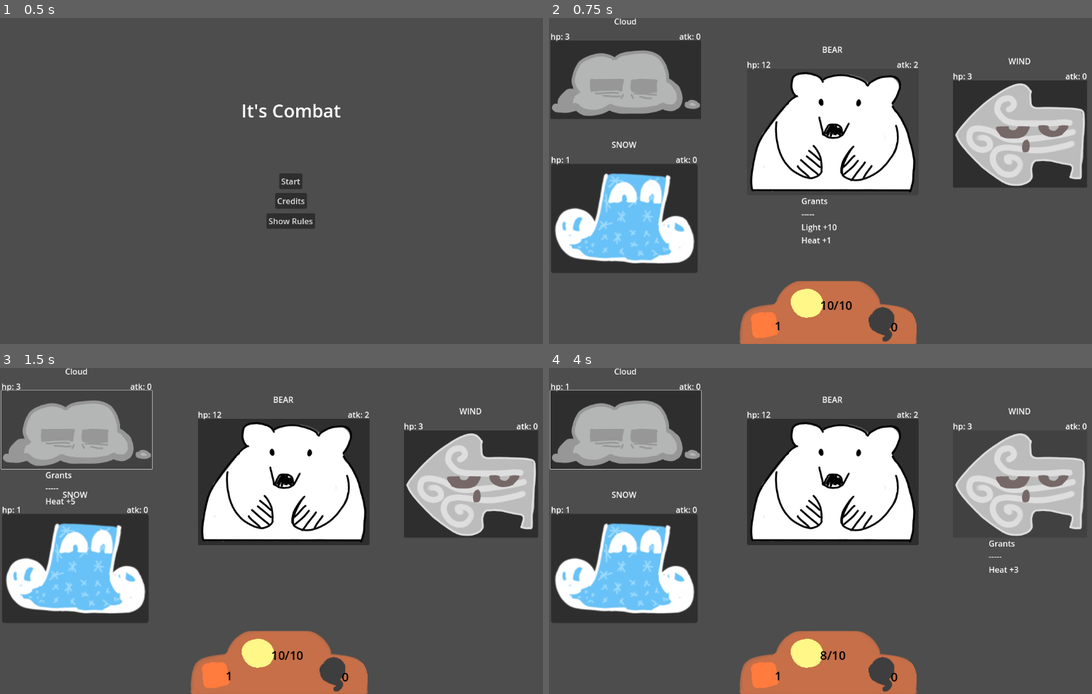
Above: before the commit, frames 1-4 (two rows, left to right).
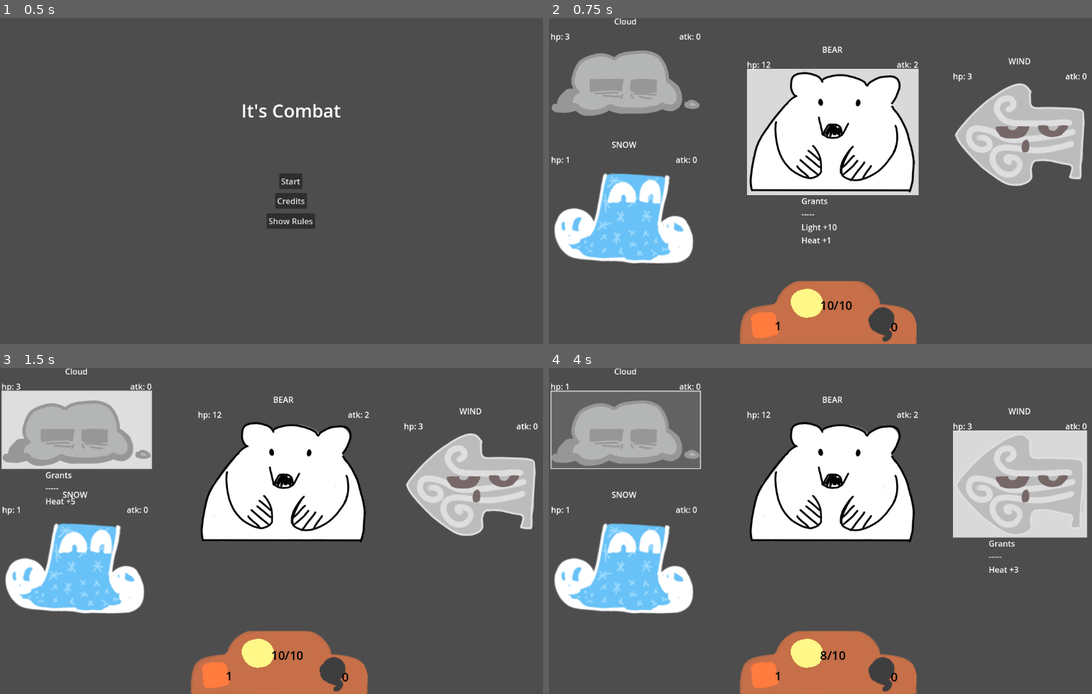
Above: after the commit, the same moments.

Repository: alex-mike-mark-again/godot-combat
Game: Godot game, scene res://main_menu.tscn
The game is run twice, just before and just after one commit, with the same random seed, the same clock (stepped at 60 frames per second) and the same inputs. The engine's default icon, where the game draws it, is replaced by a stand-in: a white triangle on a blue panel in a dark square.
Inputs (mouse positions are in pixels of both pictures, inside the frame that each line leads up to):
- Up to frame 1 (0.5 s): no input
- Up to frame 2 (0.75 s): click "Start" at 0.5 s
- Up to frame 3 (1.5 s): click (76, 429) at 1.27 s
- Up to frame 4 (4 s): click (625, 429) at 2.02 s; click (625, 429) at 2.77 s; tap Enter at 3.5 s; move the mouse to (967, 514) at 3.52 s

Frame 1 is identical in both runs. In frame 2, 15% of the frame differs, in the area x 0-100%, y 6-79%; in frame 3, 15%; in frame 4, 15%.

Commit message:
changes enemy styling.

Diff:
--- a/enemies/enemy.tscn
+++ b/enemies/enemy.tscn
@@ -102,6 +102,42 @@
 "damage": SubResource("Animation_7spnc"),
 "death": SubResource("Animation_4oexk")
 }
+
+[sub_resource type="StyleBoxFlat" id="StyleBoxFlat_3iof6"]
+content_margin_left = 3.0
+content_margin_top = 3.0
+content_margin_right = 3.0
+content_margin_bottom = 3.0
+bg_color = Color(1, 1, 1, 0.121569)
+border_width_left = 3
+border_width_top = 3
+border_width_right = 3
+border_width_bottom = 3
+
+[sub_resource type="StyleBoxFlat" id="StyleBoxFlat_p73tg"]
+content_margin_left = 3.0
+content_margin_top = 3.0
+content_margin_right = 3.0
+content_margin_bottom = 3.0
+bg_color = Color(1, 1, 1, 0.788235)
+
+[sub_resource type="StyleBoxEmpty" id="StyleBoxEmpty_8f22k"]
+content_margin_left = 3.0
+content_margin_top = 3.0
+content_margin_right = 3.0
+content_margin_bottom = 3.0
+
+[sub_resource type="StyleBoxFlat" id="StyleBoxFlat_f4x4b"]
+border_width_left = 3
+border_width_top = 3
+border_width_right = 3
+border_width_bottom = 3
+
+[sub_resource type="Theme" id="Theme_llx87"]
+Button/styles/focus = SubResource("StyleBoxFlat_3iof6")
+Button/styles/hover = SubResource("StyleBoxFlat_p73tg")
+Button/styles/normal = SubResource("StyleBoxEmpty_8f22k")
+Button/styles/pressed = SubResource("StyleBoxFlat_f4x4b")
 
 [node name="Enemy" type="Control" node_paths=PackedStringArray("hpLabel", "atkLabel", "buffLabel", "nameLabel", "animationPlayer")]
 layout_mode = 3
@@ -173,6 +209,7 @@
 layout_mode = 1
 offset_right = 136.0
 offset_bottom = 136.0
+theme = SubResource("Theme_llx87")
 icon = ExtResource("2_1djyi")
 
 [node name="AudioStreamPlayer2D" type="AudioStreamPlayer2D" parent="."]
Not shown: 1 places in enemies/enemy.tscn that only renumber resources
